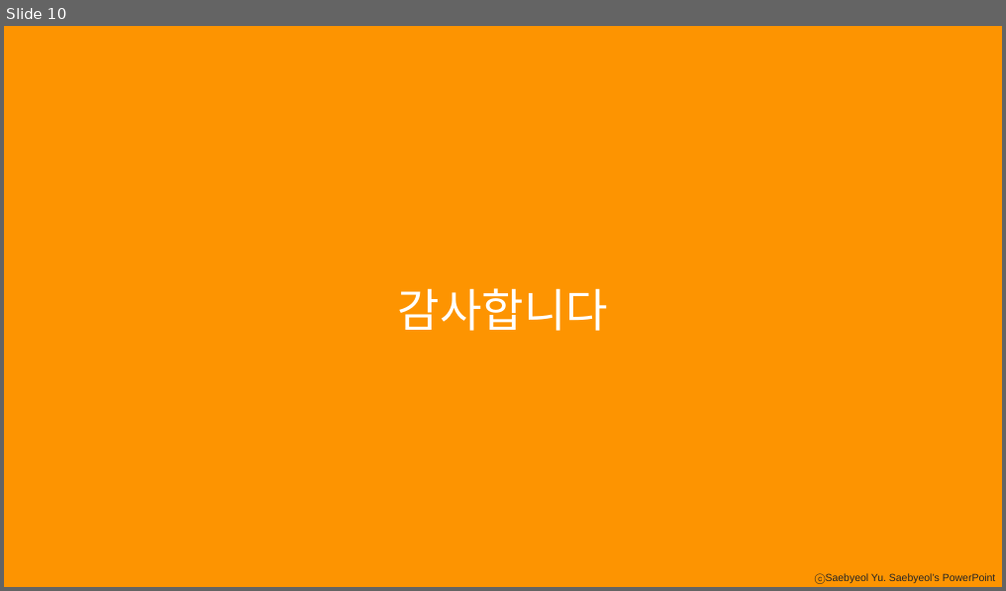
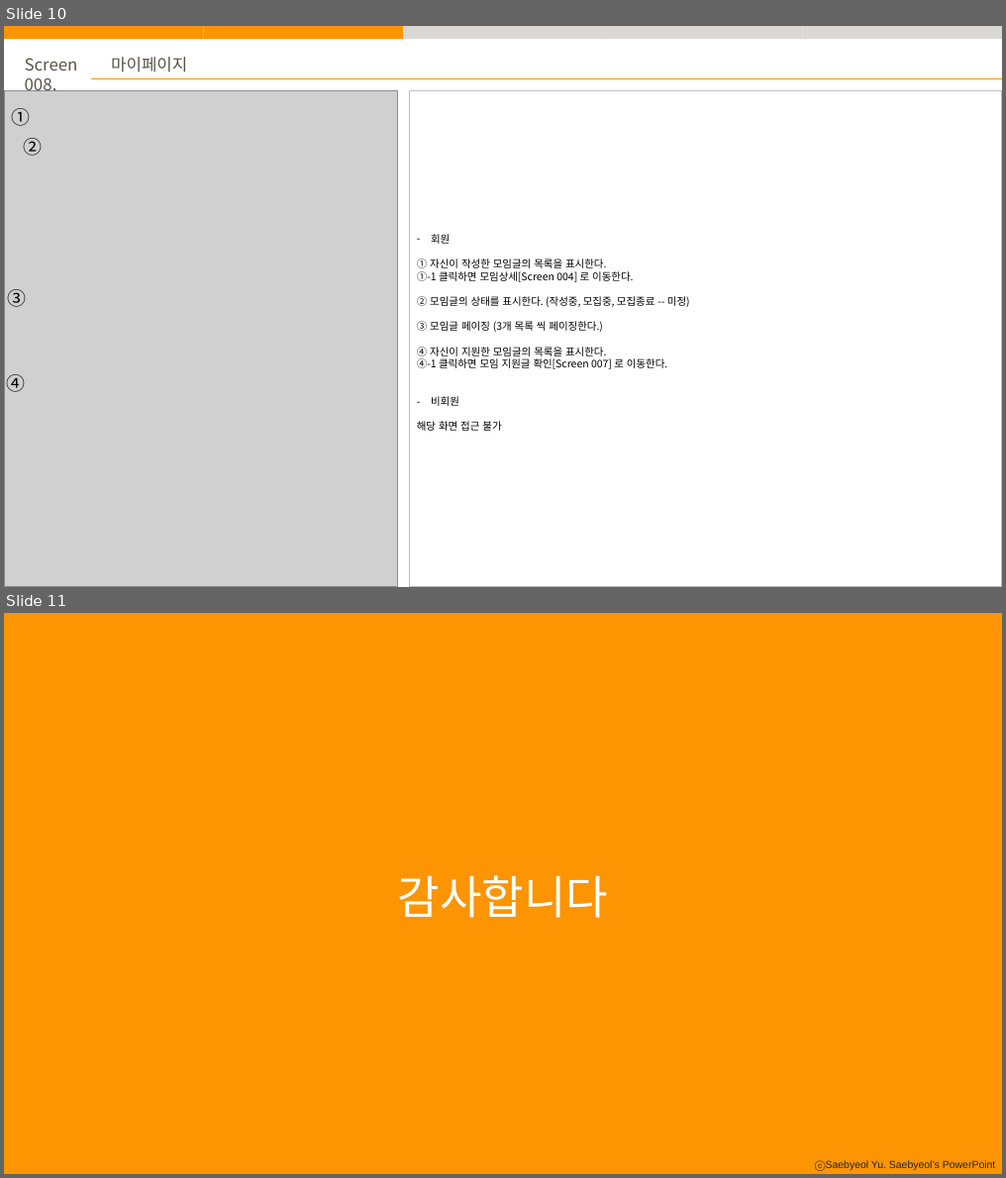
Before and after one commit to ywc-412/stumo_web, a slide deck: doc/1. 화면정의서/STUMO_화면정의서.pptx. Shown one above the other, each under a label of ours: slide 10 before the commit, slides 10 and 11 after it. The pictures are 1006x591 and 1006x1178 pixels, drawn with LibreOffice and Linux fonts; fonts in the diff are those of the drawing; grey boxes stand for pictures. Boxes give left, top, right and bottom in pixels: in the first picture for what was removed or moved away, otherwise in the second. Text is boxed around its words. In the diff, an @@ line names an element or a change of style, - is before the commit and + after.

```diff
--- a/doc/1. 화면정의서/STUMO_화면정의서.pptx
+++ b/doc/1. 화면정의서/STUMO_화면정의서.pptx
@@ slide 10 added at (4,26,1002,587), background #FFFFFF; not listed: 1 template element that a slide beside it also shows @@
@@ rectangle added at (4,26,204,40), fill #FD9401 @@
@@ rectangle added at (204,26,404,40), fill #FD9401 @@
@@ rectangle added at (403,26,603,40), fill #D9D8D5 @@
@@ rectangle added at (603,26,803,40), fill #D9D8D5 @@
@@ rectangle added at (803,26,1002,40), fill #D9D8D5 @@
@@ text added at (25,58,78,91), 16 pt, text #595347 @@
+Screen 008,
@@ line added from (91, 78) to (1002, 78), #FD9401 0.5 pt @@
@@ text added at (111,57,187,73), 16 pt, text #595347 @@
+마이페이지
@@ picture added at (4,91,397,586) @@
@@ text added at (11,108,30,126), 18 pt, text #000000 @@
+①
@@ rectangle added at (410,91,1002,587), fill #FFFFFF, outline #BFBFBF 1 pt, 10 pt, text #000000 @@
+– 회원
+① 자신이 작성한 모임글의 목록을 표시한다.
+①-1 클릭하면 모임상세[Screen 004] 로 이동한다.
+② 모임글의 상태를 표시한다. (작성중, 모집중, 모집종료 -- 미정)
+③ 모임글 페이징 (3개 목록 씩 페이징한다.)
+④ 자신이 지원한 모임글의 목록을 표시한다.
+④-1 클릭하면 모임 지원글 확인[Screen 007] 로 이동한다.
+– 비회원
+해당 화면 접근 불가
@@ text added at (24,138,43,156), 18 pt, text #000000 @@
+②
@@ text added at (8,289,27,307), 18 pt, text #000000 @@
+③
@@ text added at (7,374,26,392), 18 pt, text #000000 @@
+④
@@ what was slide 10 is now slide 11 @@
```
Also in this commit, not shown: 1 slide changed, 2 other files.
